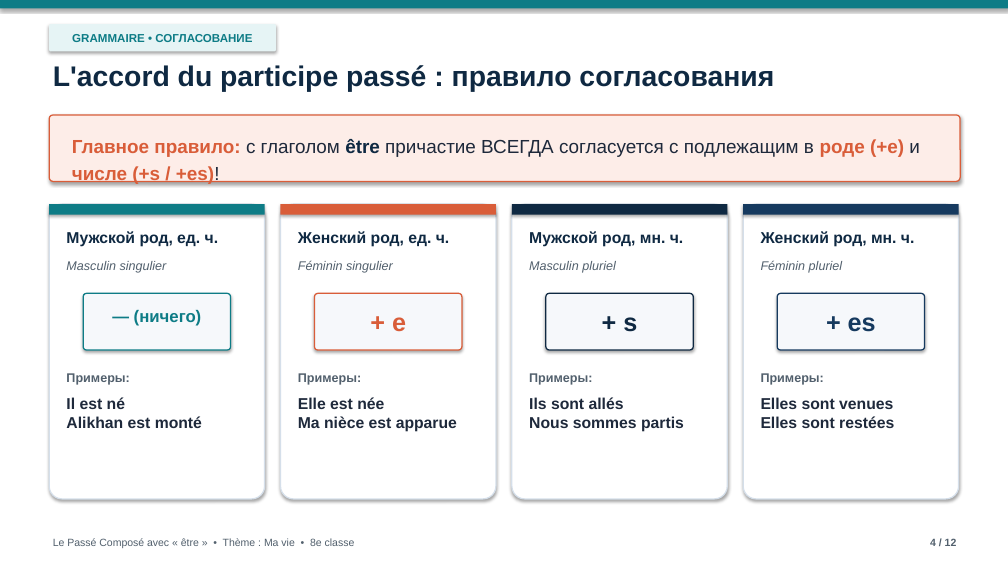
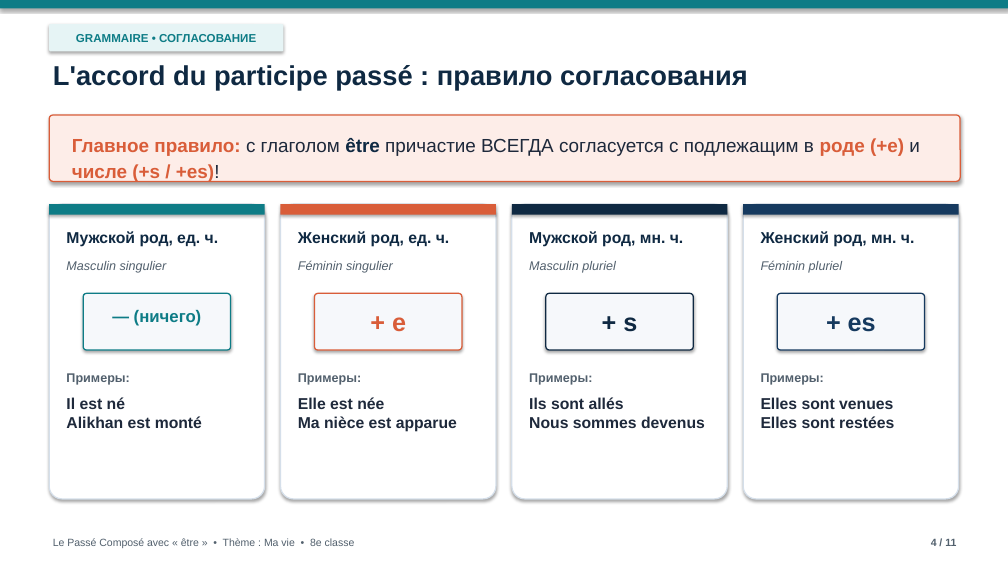
Before and after one commit to graz1p777dev/ma-vie-presentation, a slide deck: slide 4 of Ma_vie_Passe_Compose.pptx. Drawn at 1008x567 pixels with LibreOffice and Linux fonts; fonts in the diff are those of the drawing; background and template pictures are left out. Boxes give left, top, right and bottom in pixels: in the first picture for what was removed or moved away, otherwise in the second. Text is boxed around its words. In the diff, an @@ line names an element or a change of style, - is before the commit and + after.

```diff
--- a/Ma_vie_Passe_Compose.pptx
+++ b/Ma_vie_Passe_Compose.pptx
@@ rounded rectangle "GRAMMAIRE • СОГЛАСОВАНИЕ": place and size @@
-rounded rectangle "GRAMMAIRE • СОГЛАСОВАНИЕ" at box(49, 24, 276, 51)
+rounded rectangle "GRAMMAIRE • СОГЛАСОВАНИЕ" at box(49, 24, 284, 51)
@@ text "L'accord du participe passé : ..." at box(53, 65, 748, 90): size 27 to 26 pt @@
@@ text "Главное правило: с глаголом être ..." at box(72, 138, 920, 183): line spacing 1.22 to 1.18 @@
@@ text at box(529, 397, 705, 428): text changed @@
-Ils sont allés
-Nous sommes partis
+Ils sont allés
+Nous sommes devenus
@@ text at box(931, 539, 956, 546): text changed @@
-4 / 12
+4 / 11
```
Also in this commit, not shown: 10 other slides changed, 1 slide removed, 2 other files.
